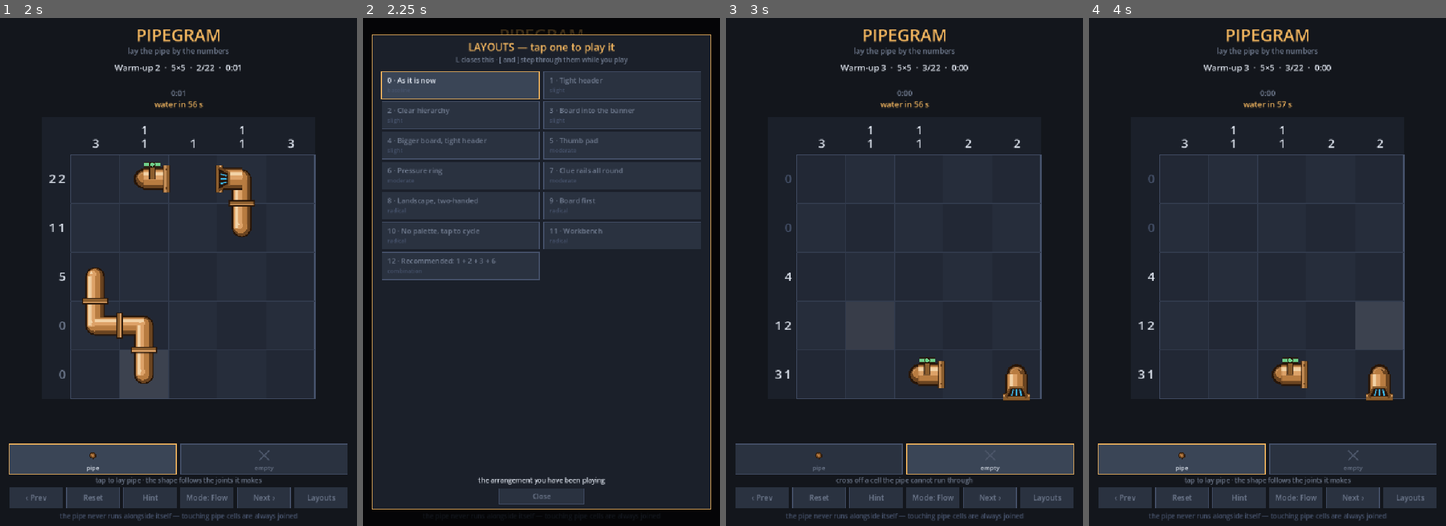
Above: before the commit, frames 1-4 (left to right).
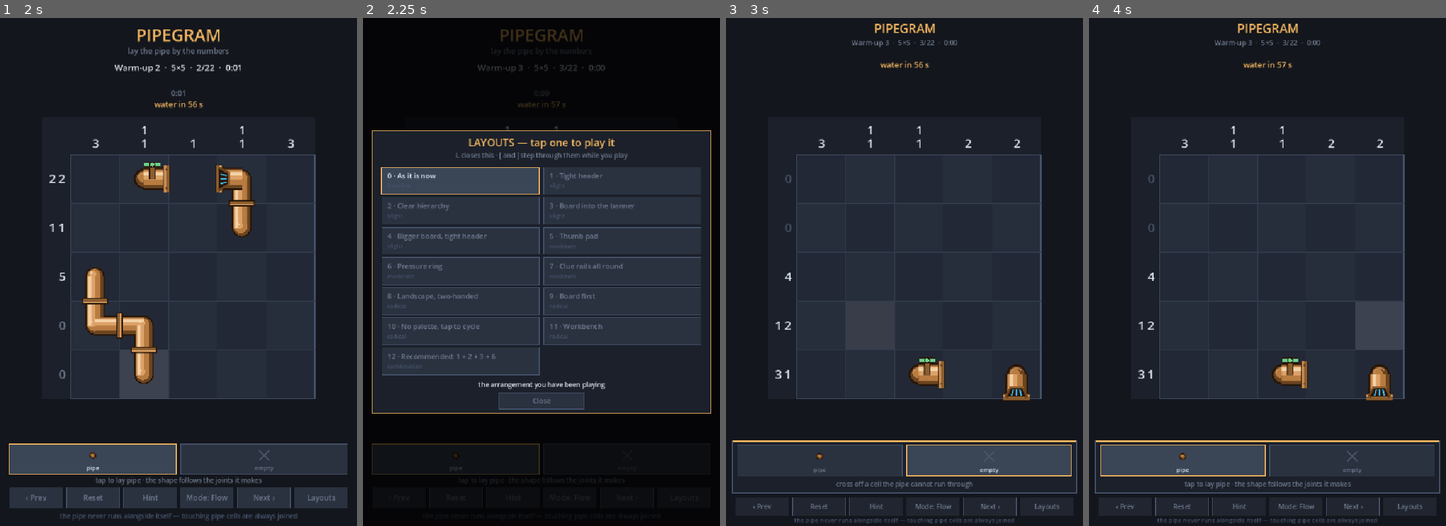
Above: after the commit, the same moments.

Repository: donkeyeatsbacon-web/pipegram
Game: Godot game, scene res://Main.tscn
Same seed, same stepped clock (60 frames per second), same inputs: the game is played once before the commit and once after it.
Inputs (mouse positions are in pixels of both pictures, inside the frame that each line leads up to):
- Up to frame 1 (2 s): tap Enter at 0.5 s; move the mouse to (257, 246) at 0.52 s; hold Right 0.53-1.25 s; tap 1 at 0.6 s; click (257, 246) at 0.67 s; tap Space at 0.77, 1.25 s; drag from (107, 297) to (160, 373) at 1.27 s
- Up to frame 2 (2.25 s): tap Enter at 2 s; move the mouse to (577, 160) at 2.02 s; hold Right from 2.03 s (still down); tap L at 2.1 s
- Up to frame 3 (3 s): release Right at 2.75 s; tap Space at 2.75 s; drag from (886, 373) to (797, 195) at 2.77 s
- Up to frame 4 (4 s): tap Enter at 3.5 s; move the mouse to (1374, 348) at 3.52 s; hold Left from 3.53 s (still down); tap N at 3.6 s; tap Space at 3.77 s

Frame 1 is identical in both runs. In frame 2, 38% of the frame differs, in the area x 2-98%, y 3-97%; in frame 3, 4.7%; in frame 4, 4.8%.

Commit message:
Size the layout picker to its contents
Dropping four layouts left the picker panel, which was hard-sized to the
full screen height, with a hand-span of dead space under the last row. It
now measures its rows and centres itself.

Co-Authored-By: Claude Opus 5 <noreply@anthropic.com>

Diff:
--- a/scripts/Main.gd
+++ b/scripts/Main.gd
@@ -1925,7 +1925,16 @@
 func _draw_picker() -> void:
 	buttons.clear()
 	draw_rect(Rect2(0, 0, VW, VH), Color(0, 0, 0, 0.74), true)
-	var panel := Rect2(20.0, 36.0, VW - 40.0, VH - 72.0)
+
+	# The panel is sized to its contents rather than to the screen. It used to
+	# be the full height whatever was in it, which left a hand-span of dead
+	# space under the last row once the fitting layouts went.
+	var cols := 2
+	var rows := int(ceil(float(LAYOUTS.size()) / float(cols)))
+	var avail := VH - 72.0
+	var gh := minf(58.0, (avail - 180.0) / float(rows))
+	var ph := minf(avail, 78.0 + float(rows) * (gh + 6.0) + 76.0)
+	var panel := Rect2(20.0, (VH - ph) * 0.5, VW - 40.0, ph)
 	draw_rect(panel, C_PANEL, true)
 	draw_rect(panel, C_ACCENT, false, 2.0)
 	_text_c("LAYOUTS — tap one to play it", Vector2(VW * 0.5, panel.position.y + 34.0),
@@ -1933,10 +1942,7 @@
 	_text_c("L closes this · [ and ] step through them while you play",
 			Vector2(VW * 0.5, panel.position.y + 58.0), 14, C_TEXT_DIM)
 
-	var cols := 2
-	var rows := int(ceil(float(LAYOUTS.size()) / float(cols)))
 	var gw := (panel.size.x - 50.0) / float(cols)
-	var gh := minf(58.0, (panel.size.y - 180.0) / float(rows))
 	for i in LAYOUTS.size():
 		var r := Rect2(panel.position.x + 20.0 + float(i % cols) * (gw + 10.0),
 				panel.position.y + 78.0 + float(i / cols) * (gh + 6.0), gw, gh)
